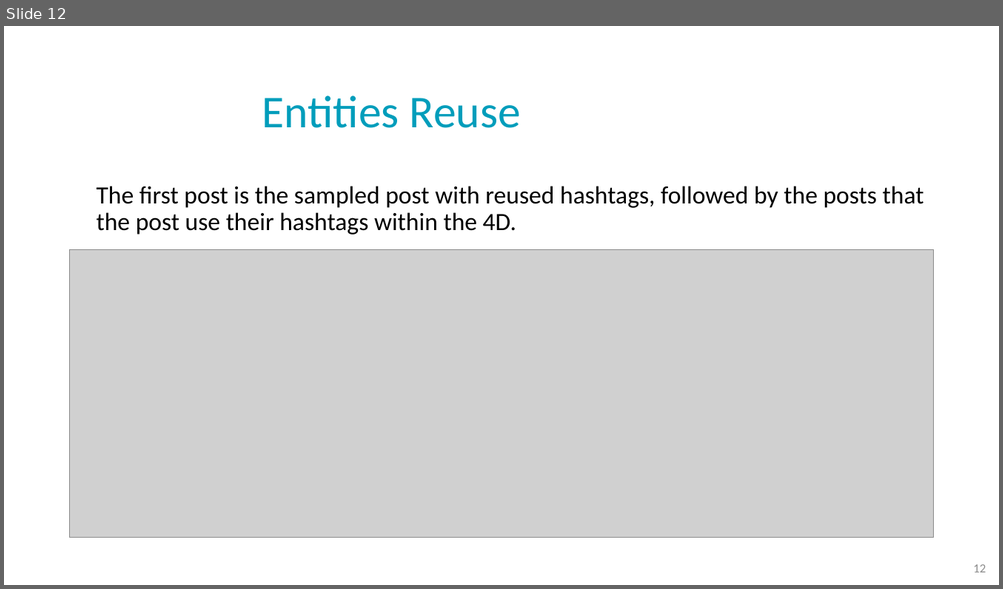
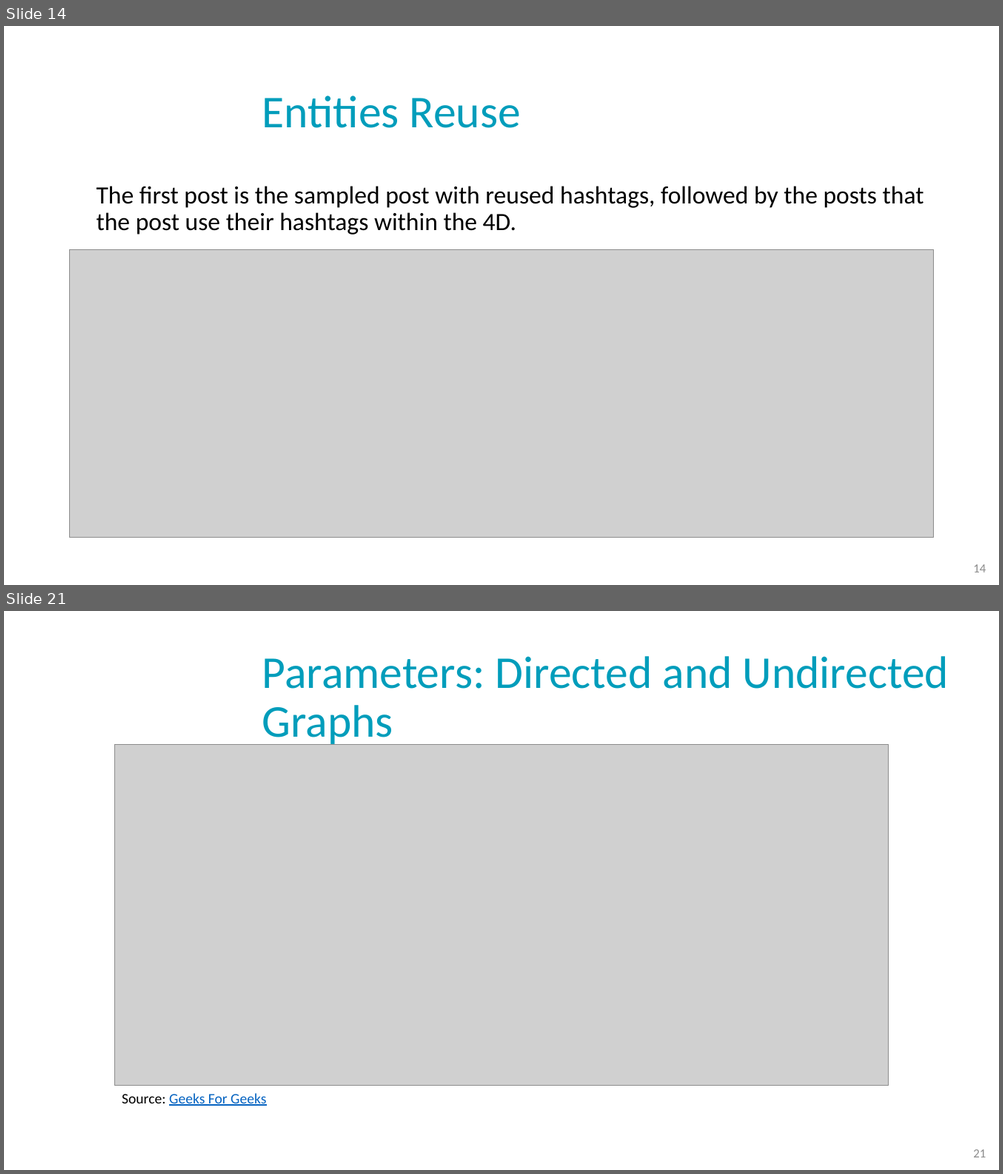
Before and after one commit to NoaTal1996/Backbone-Graph, a slide deck: docs/meeting/2026_03_08.pptx. Shown one above the other, each under a label of ours: slide 12 before the commit, slides 14 and 21 after it; the slides between them are not shown. The pictures are 1003x589 and 1003x1174 pixels, drawn with LibreOffice and Linux fonts; fonts in the diff are those of the drawing; grey boxes stand for pictures; background and template pictures are left out. Boxes give left, top, right and bottom in pixels: in the first picture for what was removed or moved away, otherwise in the second. Text is boxed around its words. In the diff, an @@ line names an element or a change of style, - is before the commit and + after.

```diff
--- a/docs/meeting/2026_03_08.pptx
+++ b/docs/meeting/2026_03_08.pptx
@@ slide 21 added at [4,611,999,1170], background picture (left out) @@
@@ title added at [262,656,949,748], 44 pt, text #009DBB @@
+Parameters: Directed and Undirected Graphs
@@ picture added at [114,744,888,1086] @@
@@ text added at [122,1093,266,1106], 14 pt, text #0563C1, underline @@
+Source: Geeks For Geeks
@@ page number added at [973,1150,985,1158], 12 pt, text #8C8C8C @@
+21
@@ what was slide 12 is now slide 14 @@
@@ page number at [973,565,985,573]: text changed @@
-12
+14
```
Also in this commit, not shown: 4 slides changed, 10 other slides added, 2 other files.
